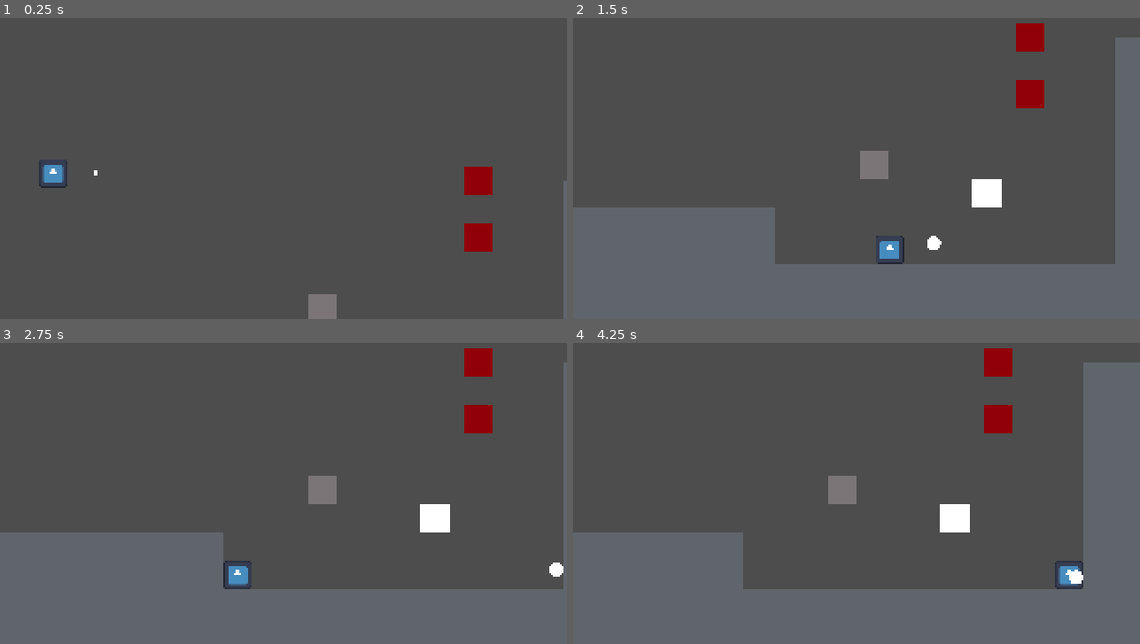
Above: before the commit, frames 1-4 (two rows, left to right).
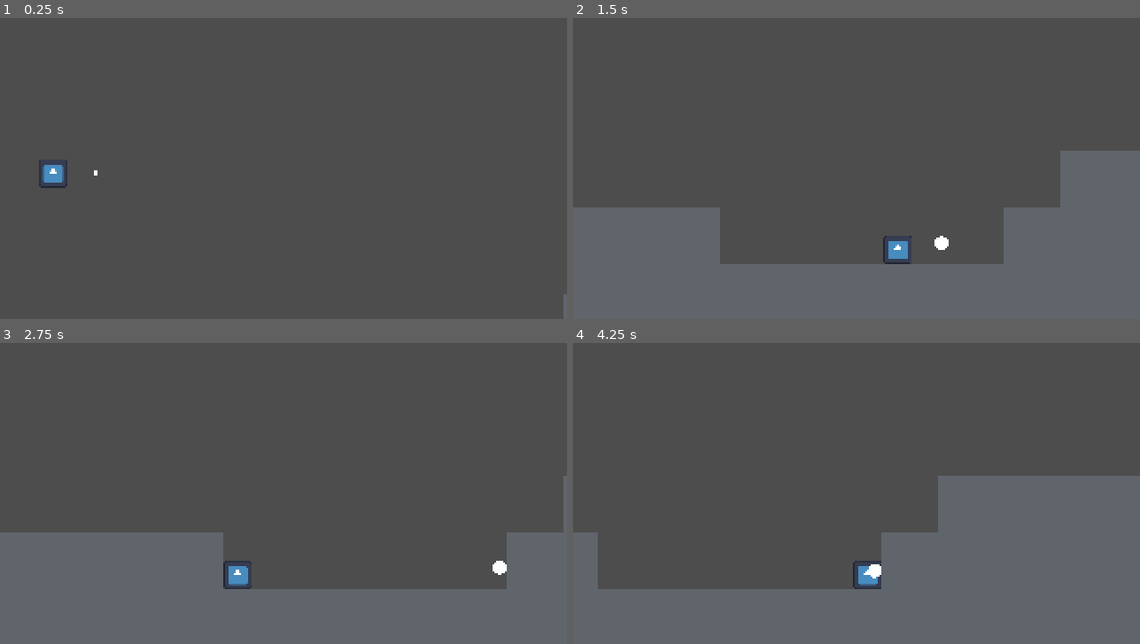
Above: after the commit, the same moments.

Repository: Borrow-Game/game-godot
Game: Godot game, scene res://physics_sample_scene.tscn
Same seed, same stepped clock (60 frames per second), same inputs: the game is played once before the commit and once after it. The engine's default icon, where the game draws it, is replaced by a stand-in: a white triangle on a blue panel in a dark square.
Inputs:
- Up to frame 1 (0.25 s): no input
- Up to frame 2 (1.5 s): tap Enter (ui_accept) at 0.5, 0.77 s; hold Right (right) from 0.53 s (still down); tap X (dash) at 0.6 s; tap Shift (shoot bow) at 1.35 s
- Up to frame 3 (2.75 s): tap Enter (ui_accept) at 1.52 s; release Right (right) at 2.03 s; hold Left (left) from 2.03 s (still down); tap X (dash) at 2.1 s
- Up to frame 4 (4.25 s): release Left (left) at 2.78 s; hold Right (right) from 2.78 s (still down); tap Shift (shoot bow) at 2.85 s; tap Enter (ui_accept) at 3.02, 3.77 s; tap X (dash) at 3.6 s

The runs differ from the first frame. In frame 1, 1.6% of the frame differs, in the area x 54-100%, y 49-100%; in frame 2, 11%; in frame 3, 4.1%; in frame 4, 22%, in the area x 4-100%, y 1-82%.

Commit message:
feat: expanded demo level

Diff:
--- a/moving_block.gd
+++ b/moving_block.gd
@@ -9,8 +9,9 @@
 var deltas_count = 0 #used to determine when th time has passed
 
 func trigger() -> void:
-	task = "moving_to"
-	deltas_count = 0
+	if task == "idle":
+		task = "moving_to"
+		deltas_count = 0
 
 func _physics_process(delta: float) -> void:
 	if task == "moving_to":
@@ -21,7 +22,7 @@
 			print(distance)
 		else:
 			self.position = aim_position
-			task = "idle"
+			task = "finished"
 
 
 
--- a/physics_sample_scene.tscn
+++ b/physics_sample_scene.tscn
@@ -1,9 +1,8 @@
-[gd_scene load_steps=6 format=3 uid="uid://n8wv5nrlv2ub"]
+[gd_scene load_steps=5 format=3 uid="uid://n8wv5nrlv2ub"]
 
 [ext_resource type="PackedScene" uid="uid://lb07788bxve4" path="res://physics_sample_block.tscn" id="1_gdt6k"]
 [ext_resource type="PackedScene" uid="uid://dfj3ask0ne44o" path="res://player_character.tscn" id="2_ycyjp"]
 [ext_resource type="PackedScene" uid="uid://dcf28kdusjeiu" path="res://target_block.tscn" id="3_22fh5"]
-[ext_resource type="PackedScene" uid="uid://qmyh4mqlderv" path="res://target_linking_demo_block.tscn" id="4_tj1qj"]
 [ext_resource type="PackedScene" uid="uid://ylta7hm7dobh" path="res://moving_block.tscn" id="5_b1fxg"]
 
 [node name="scene" type="Node2D"]
@@ -54,16 +53,247 @@
 position = Vector2(304, 96)
 
 [node name="sample_block16" parent="." instance=ExtResource("1_gdt6k")]
-position = Vector2(304, 64)
+position = Vector2(336, 96)
+
+[node name="sample_block36" parent="." instance=ExtResource("1_gdt6k")]
+position = Vector2(368, 96)
+
+[node name="sample_block37" parent="." instance=ExtResource("1_gdt6k")]
+position = Vector2(400, 96)
 
 [node name="sample_block17" parent="." instance=ExtResource("1_gdt6k")]
-position = Vector2(304, 32)
+position = Vector2(272, 128)
+
+[node name="sample_block20" parent="." instance=ExtResource("1_gdt6k")]
+position = Vector2(336, 160)
+
+[node name="sample_block21" parent="." instance=ExtResource("1_gdt6k")]
+position = Vector2(368, 160)
+
+[node name="sample_block22" parent="." instance=ExtResource("1_gdt6k")]
+position = Vector2(368, 128)
+
+[node name="sample_block23" parent="." instance=ExtResource("1_gdt6k")]
+position = Vector2(336, 128)
+
+[node name="sample_block24" parent="." instance=ExtResource("1_gdt6k")]
+position = Vector2(400, 160)
+
+[node name="sample_block25" parent="." instance=ExtResource("1_gdt6k")]
+position = Vector2(432, 160)
+
+[node name="sample_block27" parent="." instance=ExtResource("1_gdt6k")]
+position = Vector2(400, 128)
+
+[node name="sample_block28" parent="." instance=ExtResource("1_gdt6k")]
+position = Vector2(464, 160)
+
+[node name="sample_block29" parent="." instance=ExtResource("1_gdt6k")]
+position = Vector2(496, 160)
+
+[node name="sample_block32" parent="." instance=ExtResource("1_gdt6k")]
+position = Vector2(528, 160)
+
+[node name="sample_block33" parent="." instance=ExtResource("1_gdt6k")]
+position = Vector2(560, 160)
+
+[node name="sample_block45" parent="." instance=ExtResource("1_gdt6k")]
+position = Vector2(656, 96)
+
+[node name="sample_block46" parent="." instance=ExtResource("1_gdt6k")]
+position = Vector2(688, 96)
+
+[node name="sample_block47" parent="." instance=ExtResource("1_gdt6k")]
+position = Vector2(592, 160)
+
+[node name="sample_block48" parent="." instance=ExtResource("1_gdt6k")]
+position = Vector2(624, 160)
+
+[node name="sample_block51" parent="." instance=ExtResource("1_gdt6k")]
+position = Vector2(656, 160)
+
+[node name="sample_block52" parent="." instance=ExtResource("1_gdt6k")]
+position = Vector2(688, 160)
+
+[node name="sample_block41" parent="." instance=ExtResource("1_gdt6k")]
+position = Vector2(272, 192)
+
+[node name="sample_block42" parent="." instance=ExtResource("1_gdt6k")]
+position = Vector2(304, 192)
+
+[node name="sample_block43" parent="." instance=ExtResource("1_gdt6k")]
+position = Vector2(336, 192)
+
+[node name="sample_block44" parent="." instance=ExtResource("1_gdt6k")]
+position = Vector2(368, 192)
+
+[node name="sample_block49" parent="." instance=ExtResource("1_gdt6k")]
+position = Vector2(400, 192)
+
+[node name="sample_block50" parent="." instance=ExtResource("1_gdt6k")]
+position = Vector2(432, 192)
+
+[node name="sample_block55" parent="." instance=ExtResource("1_gdt6k")]
+position = Vector2(464, 192)
+
+[node name="sample_block56" parent="." instance=ExtResource("1_gdt6k")]
+position = Vector2(496, 192)
+
+[node name="sample_block57" parent="." instance=ExtResource("1_gdt6k")]
+position = Vector2(528, 192)
+
+[node name="sample_block58" parent="." instance=ExtResource("1_gdt6k")]
+position = Vector2(560, 192)
+
+[node name="sample_block59" parent="." instance=ExtResource("1_gdt6k")]
+position = Vector2(592, 192)
+
+[node name="sample_block60" parent="." instance=ExtResource("1_gdt6k")]
+position = Vector2(624, 192)
+
+[node name="sample_block61" parent="." instance=ExtResource("1_gdt6k")]
+position = Vector2(656, 192)
+
+[node name="sample_block62" parent="." instance=ExtResource("1_gdt6k")]
+position = Vector2(688, 192)
+
+[node name="sample_block63" parent="." instance=ExtResource("1_gdt6k")]
+position = Vector2(272, 224)
+
+[node name="sample_block64" parent="." instance=ExtResource("1_gdt6k")]
+position = Vector2(304, 224)
+
+[node name="sample_block65" parent="." instance=ExtResource("1_gdt6k")]
+position = Vector2(336, 224)
+
+[node name="sample_block66" parent="." instance=ExtResource("1_gdt6k")]
+position = Vector2(368, 224)
+
+[node name="sample_block67" parent="." instance=ExtResource("1_gdt6k")]
+position = Vector2(400, 224)
+
+[node name="sample_block68" parent="." instance=ExtResource("1_gdt6k")]
+position = Vector2(432, 224)
+
+[node name="sample_block69" parent="." instance=ExtResource("1_gdt6k")]
+position = Vector2(464, 224)
+
+[node name="sample_block70" parent="." instance=ExtResource("1_gdt6k")]
+position = Vector2(496, 224)
+
+[node name="sample_block71" parent="." instance=ExtResource("1_gdt6k")]
+position = Vector2(528, 224)
+
+[node name="sample_block72" parent="." instance=ExtResource("1_gdt6k")]
+position = Vector2(560, 224)
+
+[node name="sample_block77" parent="." instance=ExtResource("1_gdt6k")]
+position = Vector2(-48, 192)
+
+[node name="sample_block78" parent="." instance=ExtResource("1_gdt6k")]
+position = Vector2(-16, 192)
+
+[node name="sample_block79" parent="." instance=ExtResource("1_gdt6k")]
+position = Vector2(16, 192)
+
+[node name="sample_block80" parent="." instance=ExtResource("1_gdt6k")]
+position = Vector2(48, 192)
+
+[node name="sample_block81" parent="." instance=ExtResource("1_gdt6k")]
+position = Vector2(80, 192)
+
+[node name="sample_block82" parent="." instance=ExtResource("1_gdt6k")]
+position = Vector2(112, 192)
+
+[node name="sample_block83" parent="." instance=ExtResource("1_gdt6k")]
+position = Vector2(144, 192)
+
+[node name="sample_block84" parent="." instance=ExtResource("1_gdt6k")]
+position = Vector2(176, 192)
+
+[node name="sample_block85" parent="." instance=ExtResource("1_gdt6k")]
+position = Vector2(208, 192)
+
+[node name="sample_block86" parent="." instance=ExtResource("1_gdt6k")]
+position = Vector2(240, 192)
+
+[node name="sample_block87" parent="." instance=ExtResource("1_gdt6k")]
+position = Vector2(-48, 224)
+
+[node name="sample_block88" parent="." instance=ExtResource("1_gdt6k")]
+position = Vector2(-16, 224)
+
+[node name="sample_block89" parent="." instance=ExtResource("1_gdt6k")]
+position = Vector2(16, 224)
+
+[node name="sample_block90" parent="." instance=ExtResource("1_gdt6k")]
+position = Vector2(48, 224)
+
+[node name="sample_block91" parent="." instance=ExtResource("1_gdt6k")]
+position = Vector2(80, 224)
+
+[node name="sample_block92" parent="." instance=ExtResource("1_gdt6k")]
+position = Vector2(112, 224)
+
+[node name="sample_block93" parent="." instance=ExtResource("1_gdt6k")]
+position = Vector2(144, 224)
+
+[node name="sample_block94" parent="." instance=ExtResource("1_gdt6k")]
+position = Vector2(176, 224)
+
+[node name="sample_block95" parent="." instance=ExtResource("1_gdt6k")]
+position = Vector2(208, 224)
+
+[node name="sample_block96" parent="." instance=ExtResource("1_gdt6k")]
+position = Vector2(240, 224)
+
+[node name="sample_block73" parent="." instance=ExtResource("1_gdt6k")]
+position = Vector2(592, 224)
+
+[node name="sample_block74" parent="." instance=ExtResource("1_gdt6k")]
+position = Vector2(624, 224)
+
+[node name="sample_block75" parent="." instance=ExtResource("1_gdt6k")]
+position = Vector2(656, 224)
+
+[node name="sample_block76" parent="." instance=ExtResource("1_gdt6k")]
+position = Vector2(688, 224)
+
+[node name="sample_block53" parent="." instance=ExtResource("1_gdt6k")]
+position = Vector2(688, 128)
+
+[node name="sample_block54" parent="." instance=ExtResource("1_gdt6k")]
+position = Vector2(656, 128)
 
 [node name="sample_block18" parent="." instance=ExtResource("1_gdt6k")]
 position = Vector2(-16, 160)
 
 [node name="sample_block19" parent="." instance=ExtResource("1_gdt6k")]
 position = Vector2(-16, 128)
+
+[node name="sample_block26" parent="." instance=ExtResource("1_gdt6k")]
+position = Vector2(-48, 160)
+
+[node name="sample_block30" parent="." instance=ExtResource("1_gdt6k")]
+position = Vector2(-48, 128)
+
+[node name="sample_block31" parent="." instance=ExtResource("1_gdt6k")]
+position = Vector2(-48, 96)
+
+[node name="sample_block34" parent="." instance=ExtResource("1_gdt6k")]
+position = Vector2(-48, 64)
+
+[node name="sample_block35" parent="." instance=ExtResource("1_gdt6k")]
+position = Vector2(-48, 32)
+
+[node name="sample_block38" parent="." instance=ExtResource("1_gdt6k")]
+position = Vector2(-48, 0)
+
+[node name="sample_block39" parent="." instance=ExtResource("1_gdt6k")]
+position = Vector2(-48, -32)
+
+[node name="sample_block40" parent="." instance=ExtResource("1_gdt6k")]
+position = Vector2(-48, -64)
 
 [node name="player_character" parent="." instance=ExtResource("2_ycyjp")]
 
@@ -71,7 +301,7 @@
 position = Vector2(-2, 0)
 limit_left = -30
 limit_top = -300
-limit_right = 320
+limit_right = 1700
 limit_bottom = 175
 position_smoothing_enabled = true
 editor_draw_limits = true
@@ -79,17 +309,388 @@
 [node name="arrows" type="Node2D" parent="."]
 
 [node name="target_block" parent="." node_paths=PackedStringArray("triggered_note") instance=ExtResource("3_22fh5")]
-position = Vector2(240, 48)
-triggered_note = NodePath("../target_linking_demo_block")
-
-[node name="target_linking_demo_block" parent="." instance=ExtResource("4_tj1qj")]
-position = Vector2(215.75, 104.25)
-scale = Vector2(16.5, 16.5)
+position = Vector2(528, 0)
+triggered_note = NodePath("../moving_block")
+
+[node name="moving_block" parent="." instance=ExtResource("5_b1fxg")]
+position = Vector2(608, 88)
+scale = Vector2(4, 1)
+aim_position = Vector2(528, 88)
+
+[node name="sample_block97" parent="." instance=ExtResource("1_gdt6k")]
+position = Vector2(720, 96)
+
+[node name="sample_block98" parent="." instance=ExtResource("1_gdt6k")]
+position = Vector2(752, 96)
+
+[node name="sample_block99" parent="." instance=ExtResource("1_gdt6k")]
+position = Vector2(720, 160)
+
+[node name="sample_block100" parent="." instance=ExtResource("1_gdt6k")]
+position = Vector2(720, 128)
+
+[node name="sample_block101" parent="." instance=ExtResource("1_gdt6k")]
+position = Vector2(752, 160)
+
+[node name="sample_block102" parent="." instance=ExtResource("1_gdt6k")]
+position = Vector2(784, 160)
+
+[node name="sample_block103" parent="." instance=ExtResource("1_gdt6k")]
+position = Vector2(752, 128)
+
+[node name="sample_block104" parent="." instance=ExtResource("1_gdt6k")]
+position = Vector2(816, 160)
+
+[node name="sample_block105" parent="." instance=ExtResource("1_gdt6k")]
+position = Vector2(848, 160)
+
+[node name="sample_block106" parent="." instance=ExtResource("1_gdt6k")]
+position = Vector2(880, 160)
+
+[node name="sample_block107" parent="." instance=ExtResource("1_gdt6k")]
+position = Vector2(912, 160)
+
+[node name="sample_block108" parent="." instance=ExtResource("1_gdt6k")]
+position = Vector2(1008, 96)
+
+[node name="sample_block109" parent="." instance=ExtResource("1_gdt6k")]
+position = Vector2(1040, 96)
+
+[node name="sample_block110" parent="." instance=ExtResource("1_gdt6k")]
+position = Vector2(944, 160)
+
+[node name="sample_block111" parent="." instance=ExtResource("1_gdt6k")]
+position = Vector2(976, 160)
+
+[node name="sample_block112" parent="." instance=ExtResource("1_gdt6k")]
+position = Vector2(1008, 160)
+
+[node name="sample_block113" parent="." instance=ExtResource("1_gdt6k")]
+position = Vector2(1040, 160)
+
+[node name="sample_block114" parent="." instance=ExtResource("1_gdt6k")]
+position = Vector2(720, 192)
+
+[node name="sample_block115" parent="." instance=ExtResource("1_gdt6k")]
+position = Vector2(752, 192)
+
+[node name="sample_block116" parent="." instance=ExtResource("1_gdt6k")]
+position = Vector2(784, 192)
+
+[node name="sample_block117" parent="." instance=ExtResource("1_gdt6k")]
+position = Vector2(816, 192)
+
+[node name="sample_block118" parent="." instance=ExtResource("1_gdt6k")]
+position = Vector2(848, 192)
+
+[node name="sample_block119" parent="." instance=ExtResource("1_gdt6k")]
+position = Vector2(880, 192)
+
+[node name="sample_block120" parent="." instance=ExtResource("1_gdt6k")]
+position = Vector2(912, 192)
+
+[node name="sample_block121" parent="." instance=ExtResource("1_gdt6k")]
+position = Vector2(944, 192)
+
+[node name="sample_block122" parent="." instance=ExtResource("1_gdt6k")]
+position = Vector2(976, 192)
+
+[node name="sample_block123" parent="." instance=ExtResource("1_gdt6k")]
+position = Vector2(1008, 192)
+
+[node name="sample_block124" parent="." instance=ExtResource("1_gdt6k")]
+position = Vector2(1040, 192)
+
+[node name="sample_block125" parent="." instance=ExtResource("1_gdt6k")]
+position = Vector2(720, 224)
+
+[node name="sample_block126" parent="." instance=ExtResource("1_gdt6k")]
+position = Vector2(752, 224)
+
+[node name="sample_block127" parent="." instance=ExtResource("1_gdt6k")]
+position = Vector2(784, 224)
+
+[node name="sample_block128" parent="." instance=ExtResource("1_gdt6k")]
+position = Vector2(816, 224)
+
+[node name="sample_block129" parent="." instance=ExtResource("1_gdt6k")]
+position = Vector2(848, 224)
+
+[node name="sample_block130" parent="." instance=ExtResource("1_gdt6k")]
+position = Vector2(880, 224)
+
+[node name="sample_block131" parent="." instance=ExtResource("1_gdt6k")]
+position = Vector2(912, 224)
+
+[node name="sample_block132" parent="." instance=ExtResource("1_gdt6k")]
+position = Vector2(944, 224)
+
+[node name="sample_block133" parent="." instance=ExtResource("1_gdt6k")]
+position = Vector2(976, 224)
+
+[node name="sample_block134" parent="." instance=ExtResource("1_gdt6k")]
+position = Vector2(1008, 224)
+
+[node name="sample_block135" parent="." instance=ExtResource("1_gdt6k")]
+position = Vector2(1040, 224)
+
+[node name="sample_block168" parent="." instance=ExtResource("1_gdt6k")]
+position = Vector2(1072, 192)
+
+[node name="sample_block169" parent="." instance=ExtResource("1_gdt6k")]
+position = Vector2(1104, 192)
+
+[node name="sample_block170" parent="." instance=ExtResource("1_gdt6k")]
+position = Vector2(1072, 224)
+
+[node name="sample_block171" parent="." instance=ExtResource("1_gdt6k")]
+position = Vector2(1104, 224)
+
+[node name="sample_block136" parent="." instance=ExtResource("1_gdt6k")]
+position = Vector2(1040, 128)
+
+[node name="sample_block137" parent="." instance=ExtResource("1_gdt6k")]
+position = Vector2(1008, 128)
+
+[node name="sample_block138" parent="." instance=ExtResource("1_gdt6k")]
+position = Vector2(1136, 80)
+
+[node name="sample_block139" parent="." instance=ExtResource("1_gdt6k")]
+position = Vector2(1168, 80)
+
+[node name="sample_block140" parent="." instance=ExtResource("1_gdt6k")]
+position = Vector2(1136, 128)
+
+[node name="sample_block141" parent="." instance=ExtResource("1_gdt6k")]
+position = Vector2(1168, 128)
+
+[node name="sample_block142" parent="." instance=ExtResource("1_gdt6k")]
+position = Vector2(1136, 160)
+
+[node name="sample_block143" parent="." instance=ExtResource("1_gdt6k")]
+position = Vector2(1168, 160)
+
+[node name="sample_block172" parent="." instance=ExtResource("1_gdt6k")]
+position = Vector2(1200, 192)
+
+[node name="sample_block173" parent="." instance=ExtResource("1_gdt6k")]
+position = Vector2(1232, 192)
+
+[node name="sample_block174" parent="." instance=ExtResource("1_gdt6k")]
+position = Vector2(1136, 224)
+
+[node name="sample_block175" parent="." instance=ExtResource("1_gdt6k")]
+position = Vector2(1168, 224)
+
+[node name="sample_block176" parent="." instance=ExtResource("1_gdt6k")]
+position = Vector2(1200, 224)
+
+[node name="sample_block177" parent="." instance=ExtResource("1_gdt6k")]
+position = Vector2(1232, 224)
+
+[node name="sample_block178" parent="." instance=ExtResource("1_gdt6k")]
+position = Vector2(1264, 192)
+
+[node name="sample_block179" parent="." instance=ExtResource("1_gdt6k")]
+position = Vector2(1296, 192)
+
+[node name="sample_block180" parent="." instance=ExtResource("1_gdt6k")]
+position = Vector2(1264, 224)
+
+[node name="sample_block181" parent="." instance=ExtResource("1_gdt6k")]
+position = Vector2(1296, 224)
+
+[node name="sample_block144" parent="." instance=ExtResource("1_gdt6k")]
+position = Vector2(1136, 192)
+
+[node name="sample_block145" parent="." instance=ExtResource("1_gdt6k")]
+position = Vector2(1168, 192)
+
+[node name="sample_block182" parent="." instance=ExtResource("1_gdt6k")]
+position = Vector2(1360, 192)
+
+[node name="sample_block183" parent="." instance=ExtResource("1_gdt6k")]
+position = Vector2(1392, 192)
+
+[node name="sample_block184" parent="." instance=ExtResource("1_gdt6k")]
+position = Vector2(1328, 224)
+
+[node name="sample_block185" parent="." instance=ExtResource("1_gdt6k")]
+position = Vector2(1360, 224)
+
+[node name="sample_block186" parent="." instance=ExtResource("1_gdt6k")]
+position = Vector2(1392, 224)
+
+[node name="sample_block187" parent="." instance=ExtResource("1_gdt6k")]
+position = Vector2(1424, 192)
+
+[node name="sample_block188" parent="." instance=ExtResource("1_gdt6k")]
+position = Vector2(1424, 160)
+
+[node name="sample_block189" parent="." instance=ExtResource("1_gdt6k")]
+position = Vector2(1424, 224)
+
+[node name="sample_block190" parent="." instance=ExtResource("1_gdt6k")]
+position = Vector2(1392, 160)
+
+[node name="sample_block191" parent="." instance=ExtResource("1_gdt6k")]
+position = Vector2(1328, 192)
+
+[node name="sample_block192" parent="." instance=ExtResource("1_gdt6k")]
+position = Vector2(1456, 192)
+
+[node name="sample_block193" parent="." instance=ExtResource("1_gdt6k")]
+position = Vector2(1456, 224)
+
+[node name="sample_block194" parent="." instance=ExtResource("1_gdt6k")]
+position = Vector2(1552, 192)
+
+[node name="sample_block195" parent="." instance=ExtResource("1_gdt6k")]
+position = Vector2(1584, 192)
+
+[node name="sample_block196" parent="." instance=ExtResource("1_gdt6k")]
+position = Vector2(1488, 224)
+
+[node name="sample_block197" parent="." instance=ExtResource("1_gdt6k")]
+position = Vector2(1520, 224)
+
+[node name="sample_block198" parent="." instance=ExtResource("1_gdt6k")]
+position = Vector2(1552, 224)
+
+[node name="sample_block199" parent="." instance=ExtResource("1_gdt6k")]
+position = Vector2(1584, 224)
+
+[node name="sample_block200" parent="." instance=ExtResource("1_gdt6k")]
+position = Vector2(1616, 192)
+
+[node name="sample_block201" parent="." instance=ExtResource("1_gdt6k")]
+position = Vector2(1648, 192)
+
+[node name="sample_block202" parent="." instance=ExtResource("1_gdt6k")]
+position = Vector2(1616, 224)
+
+[node name="sample_block203" parent="." instance=ExtResource("1_gdt6k")]
+position = Vector2(1648, 224)
+
+[node name="sample_block204" parent="." instance=ExtResource("1_gdt6k")]
+position = Vector2(1488, 192)
+
+[node name="sample_block205" parent="." instance=ExtResource("1_gdt6k")]
+position = Vector2(1520, 192)
+
+[node name="sample_block206" parent="." instance=ExtResource("1_gdt6k")]
+position = Vector2(1712, 192)
+
+[node name="sample_block207" parent="." instance=ExtResource("1_gdt6k")]
+position = Vector2(1744, 192)
+
+[node name="sample_block208" parent="." instance=ExtResource("1_gdt6k")]
+position = Vector2(1680, 224)
+
+[node name="sample_block209" parent="." instance=ExtResource("1_gdt6k")]
+position = Vector2(1712, 224)
+
+[node name="sample_block210" parent="." instance=ExtResource("1_gdt6k")]
+position = Vector2(1744, 224)
+
+[node name="sample_block211" parent="." instance=ExtResource("1_gdt6k")]
+position = Vector2(1776, 192)
+
+[node name="sample_block212" parent="." instance=ExtResource("1_gdt6k")]
+position = Vector2(1776, 224)
+
+[node name="sample_block213" parent="." instance=ExtResource("1_gdt6k")]
+position = Vector2(1680, 192)
+
+[node name="sample_block146" parent="." instance=ExtResource("1_gdt6k")]
+position = Vector2(1168, 96)
+
+[node name="sample_block147" parent="." instance=ExtResource("1_gdt6k")]
+position = Vector2(1136, 96)
+
+[node name="sample_block150" parent="." instance=ExtResource("1_gdt6k")]
+position = Vector2(1264, 96)
+
+[node name="sample_block151" parent="." instance=ExtResource("1_gdt6k")]
+position = Vector2(1296, 96)
+
+[node name="sample_block152" parent="." instance=ExtResource("1_gdt6k")]
+position = Vector2(1264, 128)
+
+[node name="sample_block153" parent="." instance=ExtResource("1_gdt6k")]
+position = Vector2(1296, 128)
+
+[node name="sample_block154" parent="." instance=ExtResource("1_gdt6k")]
+position = Vector2(1264, 160)
+
+[node name="sample_block155" parent="." instance=ExtResource("1_gdt6k")]
+position = Vector2(1296, 160)
+
+[node name="sample_block156" parent="." instance=ExtResource("1_gdt6k")]
+position = Vector2(1296, 64)
+
+[node name="sample_block157" parent="." instance=ExtResource("1_gdt6k")]
+position = Vector2(1264, 64)
+
+[node name="sample_block160" parent="." instance=ExtResource("1_gdt6k")]
+position = Vector2(1392, 64)
+
+[node name="sample_block161" parent="." instance=ExtResource("1_gdt6k")]
+position = Vector2(1424, 64)
+
+[node name="sample_block162" parent="." instance=ExtResource("1_gdt6k")]
+position = Vector2(1392, 96)
+
+[node name="sample_block163" parent="." instance=ExtResource("1_gdt6k")]
+position = Vector2(1424, 96)
+
+[node name="sample_block164" parent="." instance=ExtResource("1_gdt6k")]
+position = Vector2(1392, 128)
+
+[node name="sample_block165" parent="." instance=ExtResource("1_gdt6k")]
+position = Vector2(1424, 128)
+
+[node name="sample_block166" parent="." instance=ExtResource("1_gdt6k")]
+position = Vector2(1424, 48)
+
+[node name="sample_block167" parent="." instance=ExtResource("1_gdt6k")]
+position = Vector2(1392, 48)
+
+[node name="sample_block214" parent="." instance=ExtResource("1_gdt6k")]
+position = Vector2(1648, 160)
+
+[node name="sample_block215" parent="." instance=ExtResource("1_gdt6k")]
+position = Vector2(1616, 160)
+
+[node name="sample_block218" parent="." instance=ExtResource("1_gdt6k")]
+position = Vector2(1616, 64)
+
+[node name="sample_block219" parent="." instance=ExtResource("1_gdt6k")]
+position = Vector2(1648, 64)
+
+[node name="sample_block220" parent="." instance=ExtResource("1_gdt6k")]
+position = Vector2(1616, 96)
+
+[node name="sample_block221" parent="." instance=ExtResource("1_gdt6k")]
+position = Vector2(1648, 96)
+
+[node name="sample_block222" parent="." instance=ExtResource("1_gdt6k")]
+position = Vector2(1616, 128)
+
+[node name="sample_block223" parent="." instance=ExtResource("1_gdt6k")]
+position = Vector2(1648, 128)
+
+[node name="sample_block224" parent="." instance=ExtResource("1_gdt6k")]
+position = Vector2(1648, 48)
+
+[node name="sample_block225" parent="." instance=ExtResource("1_gdt6k")]
+position = Vector2(1616, 48)
 
 [node name="target_block2" parent="." node_paths=PackedStringArray("triggered_note") instance=ExtResource("3_22fh5")]
-position = Vector2(240, 16)
-triggered_note = NodePath("../moving_block")
-
-[node name="moving_block" parent="." instance=ExtResource("5_b1fxg")]
-position = Vector2(152, 88)
-aim_position = Vector2(96, 96)
+position = Vector2(880, 0)
+triggered_note = NodePath("../moving_block2")
+
+[node name="moving_block2" parent="." instance=ExtResource("5_b1fxg")]
+position = Vector2(880, 32)
+scale = Vector2(4, 1)
+aim_position = Vector2(880, 88)
--- a/project.godot
+++ b/project.godot
@@ -71,7 +71,6 @@
 "deadzone": 0.5,
 "events": [Object(InputEventKey,"resource_local_to_scene":false,"resource_name":"","device":-1,"window_id":0,"alt_press …(195 unchanged characters)…
 , Object(InputEventKey,"resource_local_to_scene":false,"resource_name":"","device":-1,"window_id":0,"alt_pressed":false …(182 unchanged characters)…
-
 ]
 }
 
--- a/respawn_handler.gd
+++ b/respawn_handler.gd
@@ -6,8 +6,7 @@
 	respawning = 2
 
 func _process(delta: float) -> void:
-	if Input.is_action_just_pressed("reset"):
-		respawn()
+
 
 	if respawning > 0:
 		respawning -= 1
